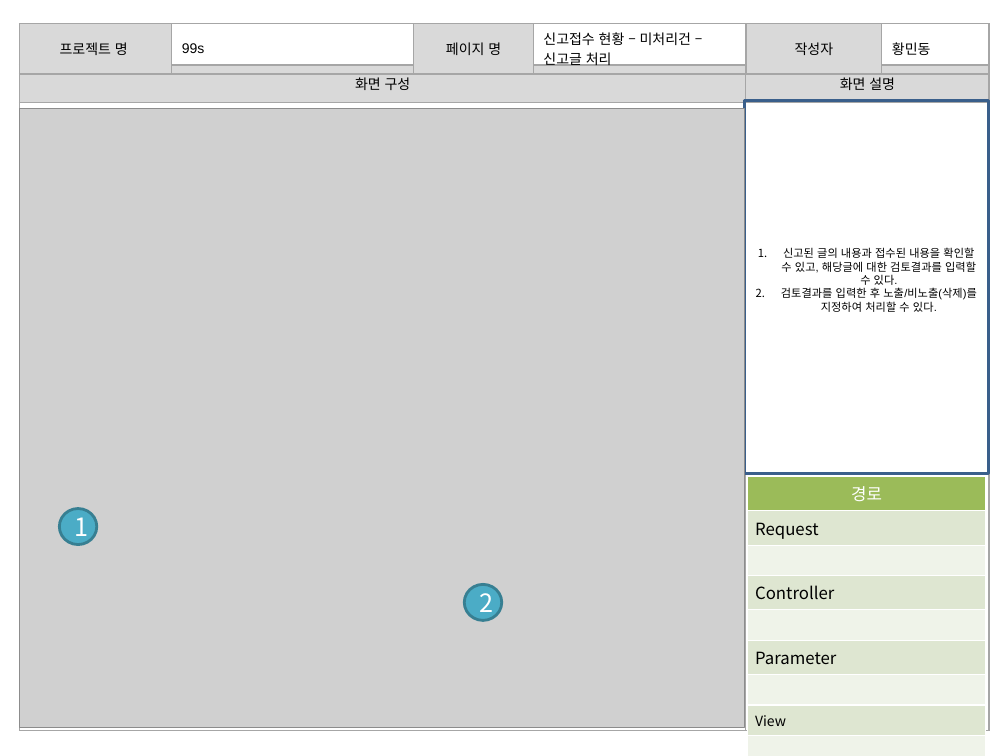
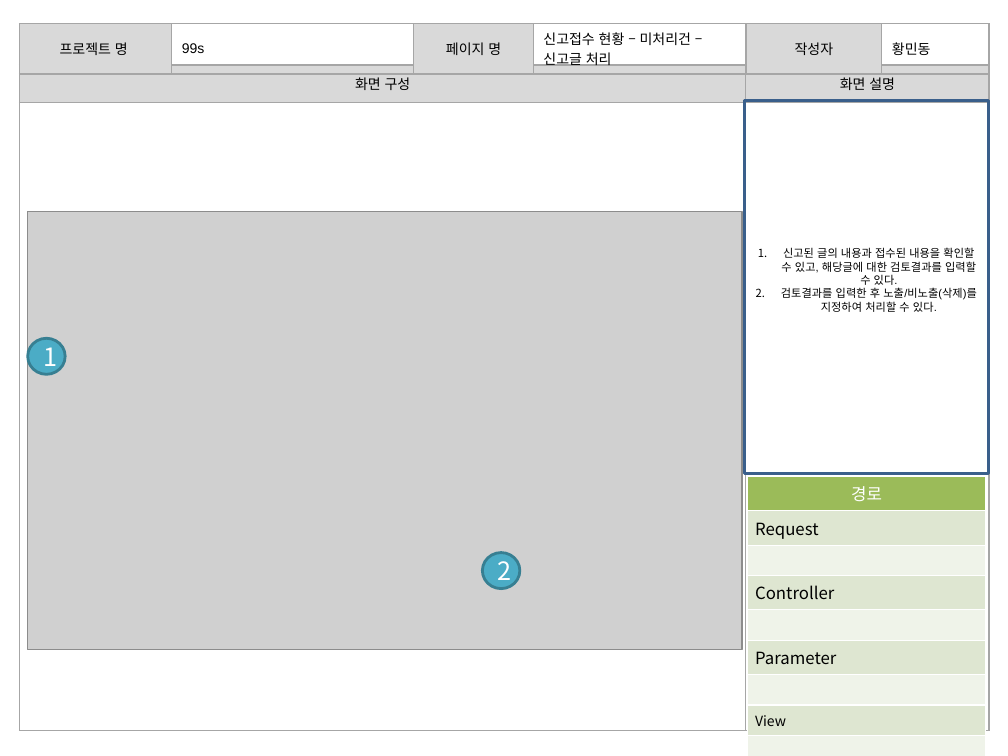
Before and after one commit to banana1531/ggs, a slide deck: slide 6 of doc/0.공용폴더/07 스토리보드/스토리보드 - 관리자 페이지.pptx. Drawn at 1008x756 pixels with LibreOffice and Linux fonts; fonts in the diff are those of the drawing; grey boxes stand for pictures. Boxes give left, top, right and bottom in pixels: in the first picture for what was removed or moved away, otherwise in the second. Text is boxed around its words. In the diff, an @@ line names an element or a change of style, - is before the commit and + after.

```diff
--- a/doc/0.공용폴더/07 스토리보드/스토리보드 - 관리자 페이지.pptx
+++ b/doc/0.공용폴더/07 스토리보드/스토리보드 - 관리자 페이지.pptx
@@ picture: place and size @@
-picture at [20,108,745,727]
+picture at [28,212,743,650]
@@ ellipse "1": place and size @@
-ellipse "1" at [59,509,97,545]
+ellipse "1" at [28,339,66,375]
@@ ellipse "2": place and size @@
-ellipse "2" at [465,585,502,621]
+ellipse "2" at [483,552,520,589]
```
Also in this commit, not shown: 11 other slides changed, 1 slide removed.
